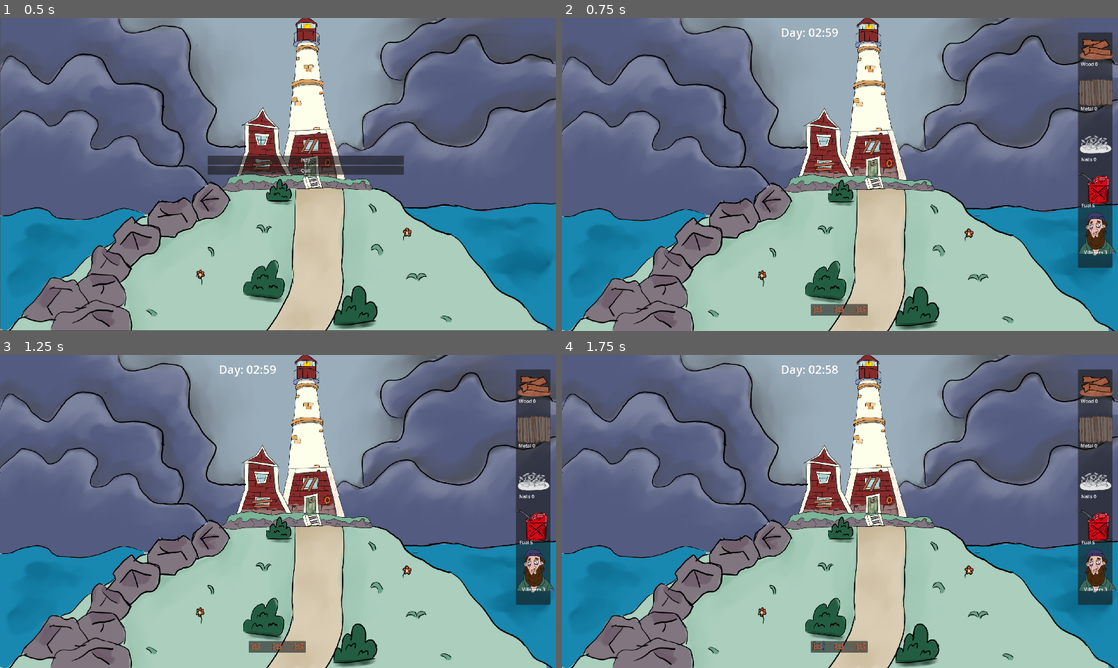
Above: before the commit, frames 1-4 (two rows, left to right).
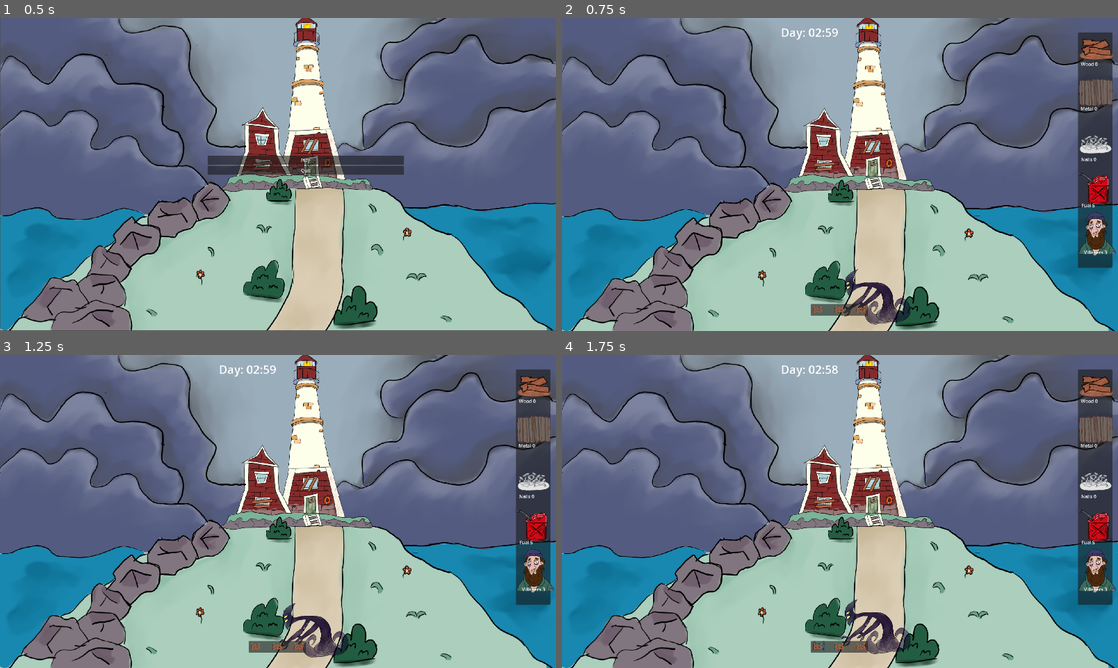
Above: after the commit, the same moments.

Repository: doubledawdle/ProjectLastLight
Game: Godot game, scene res://scenes/main_menu.tscn
Two runs of this game, one before a commit and one after it. Both use one fixed random seed, a clock stepped at 60 frames per second and the inputs below.
Inputs (mouse positions are in pixels of both pictures, inside the frame that each line leads up to):
- Up to frame 1 (0.5 s): no input
- Up to frame 2 (0.75 s): click "Play" at 0.5 s
- Up to frame 3 (1.25 s): no input
- Up to frame 4 (1.75 s): click (817, 646) at 1.25 s

Frame 1 is identical in both runs. In frame 2, 0.9% of the frame differs, in the area x 50-63%, y 80-98%; in frame 3, 0.9%; in frame 4, 0.9%, in the area x 50-63%, y 78-96%.

Commit message:
Feature: Add enemies and damage functionality/game over

Diff:
--- a/project.godot
+++ b/project.godot
@@ -28,6 +28,11 @@
 window/stretch/mode="canvas_items"
 window/stretch/scale_mode="integer"
 
+[global_group]
+
+Enemies=""
+Barricades=""
+
 [input]
 
 interact={
--- a/scenes/barricade_level_01.tscn
+++ b/scenes/barricade_level_01.tscn
@@ -9,13 +9,17 @@
 [sub_resource type="RectangleShape2D" id="RectangleShape2D_l37wa"]
 size = Vector2(96, 70.0001)
 
-[node name="Barricade_Level_01" type="Sprite2D"]
+[sub_resource type="RectangleShape2D" id="RectangleShape2D_2ynbu"]
+size = Vector2(96, 70)
+
+[node name="Barricade_Level_01" type="Sprite2D" groups=["Barricades"]]
 scale = Vector2(0.5, 0.5)
 texture = ExtResource("1_pn38f")
 offset = Vector2(12, -6)
 script = ExtResource("2_o5ncm")
 blueprint_icon = ExtResource("1_pn38f")
 icon = ExtResource("1_gfppi")
+hitsBeforeDeath = 10
 
 [node name="InventoryItem" parent="." node_paths=PackedStringArray("interactable") instance=ExtResource("2_2n3aj")]
 scale = Vector2(5, 3)
@@ -27,3 +31,12 @@
 [node name="CollisionShape2D" type="CollisionShape2D" parent="Interactable"]
 position = Vector2(0, -5)
 shape = SubResource("RectangleShape2D_l37wa")
+
+[node name="EnemyDetection" type="Area2D" parent="."]
+
+[node name="CollisionShape2D" type="CollisionShape2D" parent="EnemyDetection"]
+position = Vector2(0, -5)
+shape = SubResource("RectangleShape2D_2ynbu")
+
+[connection signal="area_entered" from="EnemyDetection" to="." method="_on_enemy_detection_area_entered"]
+[connection signal="area_exited" from="EnemyDetection" to="." method="_on_enemy_detection_area_exited"]
--- a/scenes/barricade_level_02.tscn
+++ b/scenes/barricade_level_02.tscn
@@ -6,25 +6,37 @@
 [ext_resource type="PackedScene" uid="uid://cqtyy6by08pga" path="res://scenes/inventory_item.tscn" id="3_8frcj"]
 [ext_resource type="PackedScene" uid="uid://dx2lr2powi77b" path="res://scenes/interactable.tscn" id="5_7wgw5"]
 
-[sub_resource type="RectangleShape2D" id="RectangleShape2D_mp5x1"]
-size = Vector2(20, 24)
+[sub_resource type="RectangleShape2D" id="RectangleShape2D_l37wa"]
+size = Vector2(96, 70.0001)
 
-[node name="Barricade_Level_02" type="Sprite2D"]
+[sub_resource type="RectangleShape2D" id="RectangleShape2D_2ynbu"]
+size = Vector2(96, 70)
+
+[node name="Barricade_Level_02" type="Sprite2D" groups=["Barricades"]]
 scale = Vector2(0.5, 0.5)
 texture = ExtResource("1_fmd3m")
 offset = Vector2(12, -6)
 script = ExtResource("2_qiqy0")
 blueprint_icon = ExtResource("1_fmd3m")
 icon = ExtResource("1_jammw")
+hitsBeforeDeath = 20
 
 [node name="InventoryItem" parent="." node_paths=PackedStringArray("interactable") instance=ExtResource("3_8frcj")]
 scale = Vector2(5, 3)
 interactable = NodePath("../Interactable")
 
 [node name="Interactable" parent="." instance=ExtResource("5_7wgw5")]
-position = Vector2(-51.0185, -54.507)
-scale = Vector2(5, 3)
+scale = Vector2(1, 0.999999)
 
 [node name="CollisionShape2D" type="CollisionShape2D" parent="Interactable"]
-position = Vector2(10.2037, 16.169)
-shape = SubResource("RectangleShape2D_mp5x1")
+position = Vector2(0, -5)
+shape = SubResource("RectangleShape2D_l37wa")
+
+[node name="EnemyDetection" type="Area2D" parent="."]
+
+[node name="CollisionShape2D" type="CollisionShape2D" parent="EnemyDetection"]
+position = Vector2(0, -5)
+shape = SubResource("RectangleShape2D_2ynbu")
+
+[connection signal="area_entered" from="EnemyDetection" to="." method="_on_enemy_detection_area_entered"]
+[connection signal="area_exited" from="EnemyDetection" to="." method="_on_enemy_detection_area_exited"]
--- a/scenes/barricade_level_03.tscn
+++ b/scenes/barricade_level_03.tscn
@@ -6,24 +6,37 @@
 [ext_resource type="Texture2D" uid="uid://dylyxlrdd1jjp" path="res://Objects/barricade3.png" id="3_qyywq"]
 [ext_resource type="PackedScene" uid="uid://dx2lr2powi77b" path="res://scenes/interactable.tscn" id="5_fx0ay"]
 
-[sub_resource type="RectangleShape2D" id="RectangleShape2D_ubnm7"]
-size = Vector2(16.4, 22.6667)
+[sub_resource type="RectangleShape2D" id="RectangleShape2D_l37wa"]
+size = Vector2(96, 70.0001)
 
-[node name="Barricade_Level_03" type="Sprite2D"]
+[sub_resource type="RectangleShape2D" id="RectangleShape2D_2ynbu"]
+size = Vector2(96, 70)
+
+[node name="Barricade_Level_03" type="Sprite2D" groups=["Barricades"]]
 scale = Vector2(0.5, 0.5)
 texture = ExtResource("1_5xnkl")
 offset = Vector2(12, -6)
 script = ExtResource("2_jgl1n")
 blueprint_icon = ExtResource("1_5xnkl")
 icon = ExtResource("3_qyywq")
+hitsBeforeDeath = 40
 
 [node name="InventoryItem" parent="." node_paths=PackedStringArray("interactable") instance=ExtResource("3_2nkny")]
 scale = Vector2(5, 3)
 interactable = NodePath("../Interactable")
 
 [node name="Interactable" parent="." instance=ExtResource("5_fx0ay")]
-scale = Vector2(5, 3)
+scale = Vector2(1, 0.999999)
 
 [node name="CollisionShape2D" type="CollisionShape2D" parent="Interactable"]
-position = Vector2(-0.600001, -2)
-shape = SubResource("RectangleShape2D_ubnm7")
+position = Vector2(0, -5)
+shape = SubResource("RectangleShape2D_l37wa")
+
+[node name="EnemyDetection" type="Area2D" parent="."]
+
+[node name="CollisionShape2D" type="CollisionShape2D" parent="EnemyDetection"]
+position = Vector2(0, -5)
+shape = SubResource("RectangleShape2D_2ynbu")
+
+[connection signal="area_entered" from="EnemyDetection" to="." method="_on_enemy_detection_area_entered"]
+[connection signal="area_exited" from="EnemyDetection" to="." method="_on_enemy_detection_area_exited"]
--- /dev/null
+++ b/scenes/enemy.gd
@@ -0,0 +1,27 @@
+extends CharacterBody2D
+
+
+const SPEED = 25.0
+var isColliding := false
+
+
+func _physics_process(delta: float) -> void:
+
+	# Get the input direction and handle the movement/deceleration.
+	# As good practice, you should replace UI actions with custom gameplay actions.
+	if !isColliding:
+		var direction := Vector2(0,-1)
+		if direction:
+			velocity.y = direction.y * SPEED
+		else:
+			velocity.x = move_toward(velocity.x, 0, SPEED)
+
+		move_and_slide()
+
+
+func _on_barricade_detection_area_entered(area: Area2D) -> void:
+	isColliding = true
+
+
+func _on_barricade_detection_area_exited(area: Area2D) -> void:
+	isColliding = false
--- /dev/null
+++ b/scenes/enemy.tscn
@@ -0,0 +1,29 @@
+[gd_scene load_steps=5 format=3 uid="uid://cyvg3qa4nk1s8"]
+
+[ext_resource type="Script" path="res://scenes/enemy.gd" id="1_6r0y7"]
+[ext_resource type="Texture2D" uid="uid://cvvldbb887fh" path="res://Objects/monster.png" id="2_6s41y"]
+
+[sub_resource type="RectangleShape2D" id="RectangleShape2D_n21mj"]
+size = Vector2(1070, 461)
+
+[sub_resource type="RectangleShape2D" id="RectangleShape2D_fl64r"]
+size = Vector2(1067, 845)
+
+[node name="Enemy" type="CharacterBody2D" groups=["Enemies"]]
+script = ExtResource("1_6r0y7")
+
+[node name="Sprite2D" type="Sprite2D" parent="." groups=["Enemies"]]
+texture = ExtResource("2_6s41y")
+
+[node name="WorldCollision" type="CollisionShape2D" parent="." groups=["Enemies"]]
+position = Vector2(8, 229.5)
+shape = SubResource("RectangleShape2D_n21mj")
+
+[node name="BarricadeDetection" type="Area2D" parent="." groups=["Enemies"]]
+
+[node name="CollisionShape2D" type="CollisionShape2D" parent="BarricadeDetection" groups=["Enemies"]]
+position = Vector2(6.5, 37.5)
+shape = SubResource("RectangleShape2D_fl64r")
+
+[connection signal="area_entered" from="BarricadeDetection" to="." method="_on_barricade_detection_area_entered"]
+[connection signal="area_exited" from="BarricadeDetection" to="." method="_on_barricade_detection_area_exited"]
--- a/scenes/main.tscn
+++ b/scenes/main.tscn
@@ -6,6 +6,7 @@
 [ext_resource type="PackedScene" uid="uid://27ahtx5ktldo" path="res://scenes/map/map.tscn" id="2_kb4ue"]
 [ext_resource type="PackedScene" uid="uid://e7562cjsv7yq" path="res://scenes/main_ui.tscn" id="3_anoo3"]
 [ext_resource type="PackedScene" uid="uid://c5kgcri1r6c3u" path="res://scenes/chest.tscn" id="4_fr8jv"]
+[ext_resource type="PackedScene" uid="uid://cyvg3qa4nk1s8" path="res://scenes/enemy.tscn" id="6_y8wtm"]
 [ext_resource type="Texture2D" uid="uid://cseirranyym6r" path="res://Objects/foreground (1).png" id="7_mxr5r"]
 [ext_resource type="PackedScene" uid="uid://dd2f3g5ip044w" path="res://scenes/inventory/inventory_menu.tscn" id="8_rskjx"]
 
@@ -16,10 +17,6 @@
 script = ExtResource("1_ug3ks")
 
 [node name="GameStateManager" parent="." instance=ExtResource("1_4ewyr")]
-
-[node name="Player" parent="." instance=ExtResource("1_rnt2r")]
-position = Vector2(960, 540)
-map_scene = ExtResource("2_kb4ue")
 
 [node name="Main_UI" parent="." instance=ExtResource("3_anoo3")]
 
@@ -50,3 +47,11 @@
 offset_right = 992.0
 offset_bottom = 77.0
 label_settings = SubResource("LabelSettings_xv8yf")
+
+[node name="Enemy" parent="." instance=ExtResource("6_y8wtm")]
+position = Vector2(1083, 959)
+scale = Vector2(0.227903, 0.227903)
+
+[node name="Player" parent="." instance=ExtResource("1_rnt2r")]
+position = Vector2(960, 540)
+map_scene = ExtResource("2_kb4ue")
--- a/scenes/player.tscn
+++ b/scenes/player.tscn
@@ -1,6 +1,18 @@
-[gd_scene load_steps=2 format=3 uid="uid://diwqd6tutq3r4"]
+[gd_scene load_steps=3 format=3 uid="uid://diwqd6tutq3r4"]
 
 [ext_resource type="Script" path="res://scripts/player.gd" id="1_d8iwp"]
 
+[sub_resource type="RectangleShape2D" id="RectangleShape2D_cpwc1"]
+size = Vector2(1920, 541)
+
 [node name="Player" type="Camera2D"]
 script = ExtResource("1_d8iwp")
+
+[node name="Area2D" type="Area2D" parent="."]
+
+[node name="CollisionShape2D" type="CollisionShape2D" parent="Area2D"]
+position = Vector2(-1, -270.5)
+shape = SubResource("RectangleShape2D_cpwc1")
+
+[connection signal="area_entered" from="Area2D" to="." method="_on_area_2d_area_entered"]
+[connection signal="area_exited" from="Area2D" to="." method="_on_area_2d_area_exited"]
--- a/scripts/barricade.gd
+++ b/scripts/barricade.gd
@@ -2,6 +2,11 @@
 @export var blueprint_icon : Texture
 @export var icon : Texture
 
+# should be in a take damage component. no time
+var enemyDetected := false
+@export var hitsBeforeDeath := 5
+var currentHitsTaken := 0
+var timeToKill := 100
 
 # Called every frame. 'delta' is the elapsed time since the previous frame.
 func _process(delta: float) -> void:
@@ -9,3 +14,23 @@
 		texture = blueprint_icon
 	else:
 		texture = icon
+
+	if enemyDetected:
+		currentHitsTaken += 1
+		#print(currentHitsTaken)
+
+	if currentHitsTaken >= hitsBeforeDeath * timeToKill:
+		die()
+
+func _on_enemy_detection_area_entered(area: Area2D) -> void:
+	if area.is_in_group("Enemies"):
+		print("enemy entered", area)
+		enemyDetected = true
+
+func _on_enemy_detection_area_exited(area: Area2D) -> void:
+	if area.is_in_group("Enemies"):
+		print("enemy exited", area)
+		enemyDetected = false
+
+func die() -> void:
+	queue_free()
--- a/scripts/player.gd
+++ b/scripts/player.gd
@@ -12,6 +12,12 @@
 var active_light = null
 
 var fuel_drain_rate: float = 1.0
+
+# should be in a take damage component. no time
+var enemyDetected := false
+@export var hitsBeforeDeath := 5
+var currentHitsTaken := 0
+var timeToKill := 100
 
 func _ready() -> void:
 	#screen_size = get_viewport_rect().size
@@ -56,6 +62,13 @@
 	#if game_state_manager.current_state == 3:
 		#print("building")
 
+	if enemyDetected:
+		currentHitsTaken += 1
+		#print(currentHitsTaken)
+
+	if currentHitsTaken >= hitsBeforeDeath * timeToKill:
+		die()
+
 func drain_fuel(delta: float) -> void:
 	var fuel = ResourceInventory.get_resource_amount(ResourceInventory.ResourceType.FUEL)
 
@@ -77,3 +90,20 @@
 	if active_light:
 		active_light.queue_free()
 		active_light = null
+
+
+
+func _on_area_2d_area_entered(area: Area2D) -> void:
+	if area.is_in_group("Enemies"):
+		print("enemy entered", area)
+		enemyDetected = true
+
+
+func _on_area_2d_area_exited(area: Area2D) -> void:
+	if area.is_in_group("Enemies"):
+		print("enemy exited", area)
+		enemyDetected = false
+
+func die() -> void:
+	print("GAME OVER")
+	GameStateManager.enter_beginning_state()
Binary file added: Objects/monster.png
Not shown, added: Objects/monster.png.import
Not shown: 1 places in scenes/barricade_level_01.tscn that only renumber resources
Not shown: 1 places in scenes/barricade_level_02.tscn that only renumber resources
Not shown: 1 places in scenes/barricade_level_03.tscn that only renumber resources
Not shown: 1 places in scenes/main.tscn that only renumber resources
